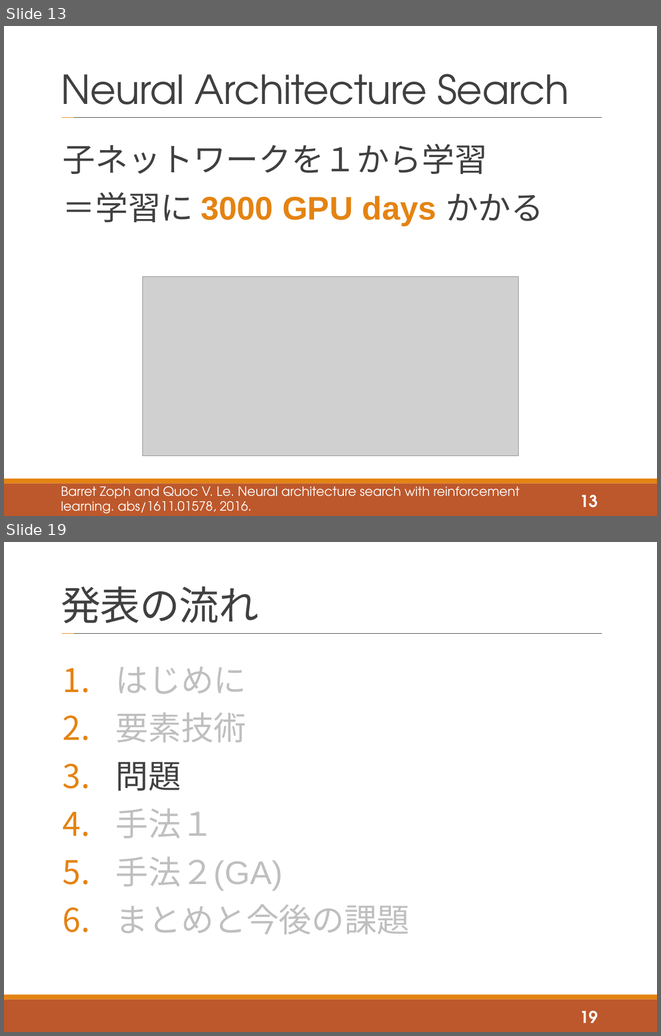
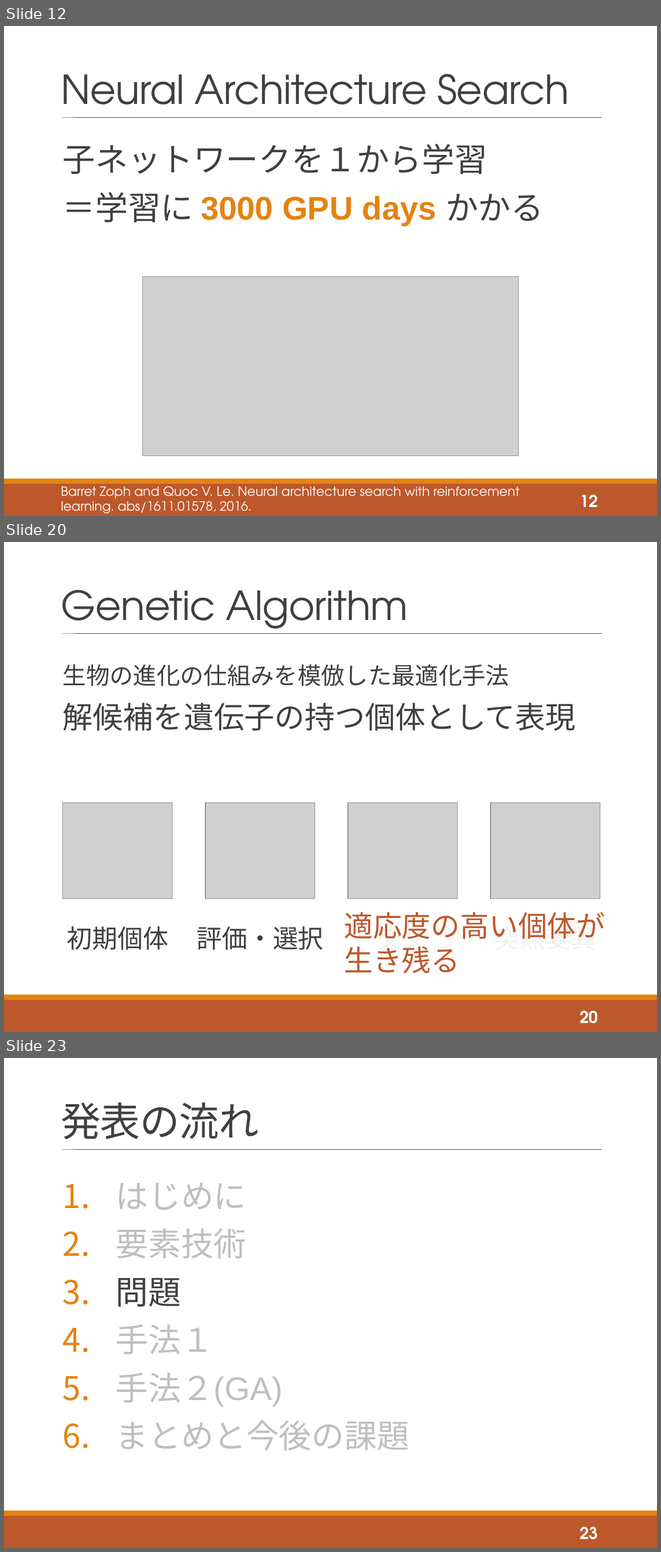
Before and after one commit to tatsuya-sugiyama/WeeklyReport, a slide deck: report/2020後期/2020_2nd_sugiyama.pptx. Shown one above the other, each under a label of ours: slides 13 and 19 before the commit, slides 12, 20 and 23 after it; the slides between them are not shown. The pictures are 661x1036 and 661x1552 pixels, drawn with LibreOffice and Linux fonts; fonts in the diff are those of the drawing; grey boxes stand for pictures. Boxes give left, top, right and bottom in pixels: in the first picture for what was removed or moved away, otherwise in the second. Text is boxed around its words. In the diff, an @@ line names an element or a change of style, - is before the commit and + after.

```diff
--- a/report/2020後期/2020_2nd_sugiyama.pptx
+++ b/report/2020後期/2020_2nd_sugiyama.pptx
@@ slide 20 added at bbox=[4, 542, 657, 1032], background #FFFFFF; not listed: 4 template elements that a slide beside it also shows @@
@@ title added at bbox=[61, 590, 408, 634], 44 pt, text #404040 @@
+Genetic Algorithm
@@ text added at bbox=[63, 664, 576, 731], 25.9 pt, text #404040 @@
+生物の進化の仕組みを模倣した最適化手法
+解候補を遺伝子の持つ個体として表現
@@ picture added at bbox=[63, 803, 173, 899] @@
@@ picture added at bbox=[205, 803, 315, 899] @@
@@ picture added at bbox=[348, 803, 458, 899] @@
@@ picture added at bbox=[491, 803, 600, 899] @@
@@ text added at bbox=[344, 912, 605, 973], 32 pt, text #BD582C @@
+適応度の高い個体が
+生き残る
@@ text added at bbox=[377, 921, 428, 954], 28 pt, text #F2F2F2 @@
+交叉
@@ text added at bbox=[495, 921, 596, 939], 28 pt, text #F2F2F2 @@
+突然変異
@@ text added at bbox=[67, 926, 168, 950], 28 pt, text #404040 @@
+初期個体
@@ text added at bbox=[197, 926, 324, 950], 28 pt, text #404040 @@
+評価・選択
@@ page number added at bbox=[580, 1011, 598, 1023], 18 pt, text #FFFFFF, bold @@
+20
@@ what was slide 13 is now slide 12 @@
@@ page number at bbox=[580, 495, 598, 507]: text changed @@
-13
+12
@@ what was slide 19 is now slide 23 @@
@@ page number at bbox=[580, 1527, 598, 1539]: text changed @@
-19
+23
```
Also in this commit, not shown: 9 slides changed, 16 other slides added, 2 slides removed.
